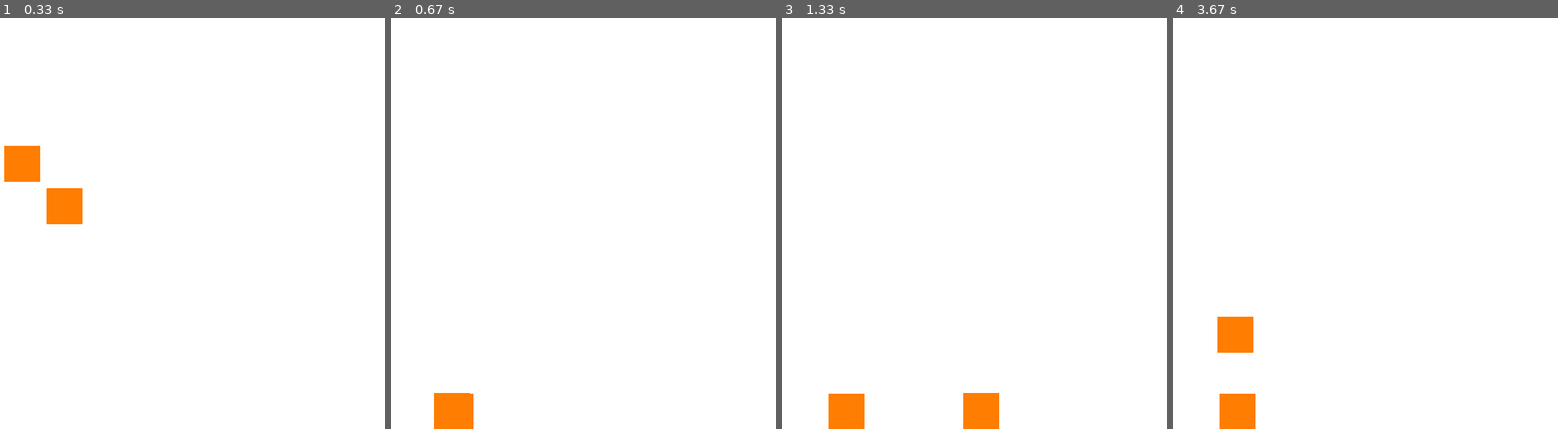
Above: before the commit, frames 1-4 (left to right).
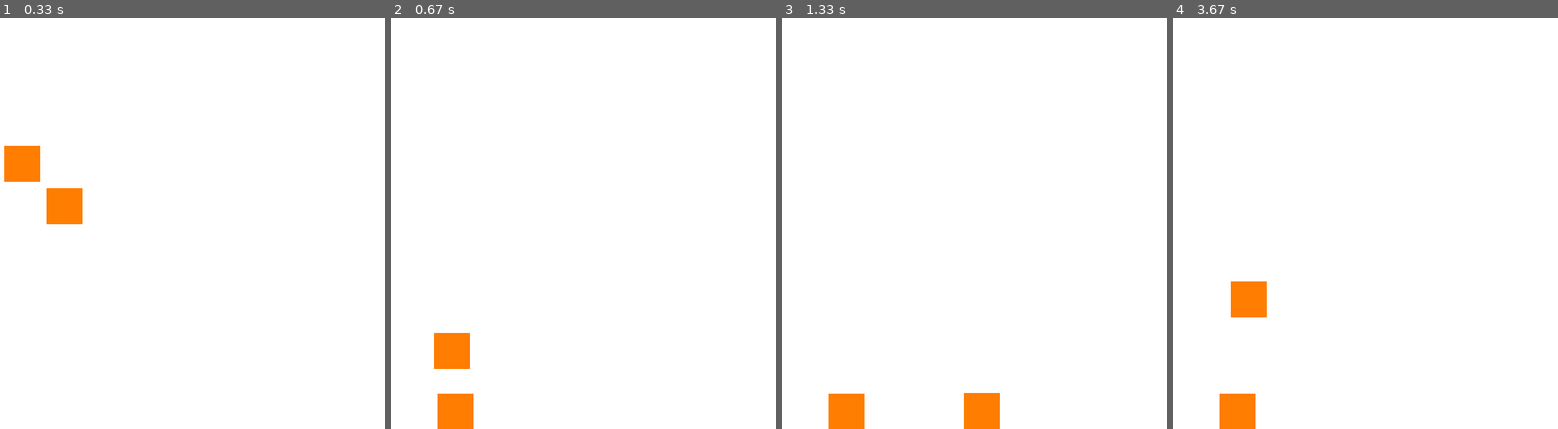
Above: after the commit, the same moments.

Repository: NeoZett-School/Python-Rectangle
Game: pygame game, started from collision_test.py
Same seed, same stepped clock (60 frames per second), same inputs: the game is played once before the commit and once after it.
Inputs:
- Up to frame 1 (0.33 s): no input
- Up to frame 2 (0.67 s): hold D from 0.33 s (still down)
- Up to frame 3 (1.33 s): release D at 0.8 s; hold D 0.83-1.3 s
- Up to frame 4 (3.67 s): hold A 1.33-1.87 s; hold A 1.9-2.3 s; hold D 2.33-2.97 s; hold A 3-3.47 s; hold D from 3.5 s (still down); tap Space at 3.57 s

Frame 1 is identical in both runs. In frame 2, 0.9% of the frame differs, in the area x 11-21%, y 76-100%; in frame 3, less than 0.1%; in frame 4, 1.6%, in the area x 11-25%, y 64-82%.

Commit message:
Much better automatic collision handling.

Diff:
--- a/Rectangle/_internal/pygame_phys.py
+++ b/Rectangle/_internal/pygame_phys.py
@@ -19,10 +19,11 @@
         self.renderer.render()
 
 class _PhysicsBox(Box):
-    __all__ = ("surface", "renderer", "velocity")
-    def __init__(self, surface: pygame.Surface, rect: Rect, color: ColorLike, use_detail: bool = False) -> None:
+    __all__ = ("surface", "renderer", "velocity", "static")
+    def __init__(self, surface: pygame.Surface, rect: Rect, color: ColorLike, static: bool = False, use_detail: bool = False) -> None:
         Box.__init__(self, surface, rect, color, use_detail)
         self.velocity = Vector(0, 0)
+        self.static = static
     @overload
     def apply_force(self, x: Numeric, y: Numeric) -> None: ...
     @overload
@@ -31,6 +32,20 @@
         if y is None:
             x, y = x
         self.velocity += (x, y)
+    def resolve_collision(self, other: Box) -> str:
+        if self.rect.intersects(other.rect):
+            if self.rect.bottom > other.rect.top and self.rect.top < other.rect.top:
+                self.rect.bottom = other.rect.top
+                return "top"
+            if self.rect.top < other.rect.bottom and self.rect.bottom > other.rect.bottom:
+                self.rect.top = other.rect.bottom
+                return "bottom"
+            if self.rect.right > other.rect.left and self.rect.left < other.rect.left:
+                self.rect.right = other.rect.left
+                return "left"
+            if self.rect.left < other.rect.right and self.rect.right > other.rect.right:
+                self.rect.left = other.rect.right
+                return "right"
     def update(self, delta_time: float = 1.0) -> None:
         self.rect.move(self.velocity * delta_time)
 
--- a/Rectangle/_internal/pygame_phys_premade.py
+++ b/Rectangle/_internal/pygame_phys_premade.py
@@ -1,13 +1,16 @@
-from .pygame_phys import PhysicsBox
+from typing import Optional
+from .pygame_phys import Box, PhysicsBox
 from .core import ColorLike, Vector, Rect
+from .spatial_grid import SpatialGrid
 import pygame
 
 class Box(PhysicsBox):
     """The premade physics box, called box in premade physics, is adaptive and pursuasive. You can easily create a box and create new games with custom collision."""
 
     def __init__(self, surface: pygame.Surface, rect: Rect,
-                 color: ColorLike, use_detail: bool = False) -> None:
-        super().__init__(surface, rect, color, use_detail)
+                 color: ColorLike, static: bool = False,
+                 grid: Optional[SpatialGrid] = None, use_detail: bool = False) -> None:
+        super().__init__(surface, rect, color, static, use_detail)
         self.ground_level = surface.get_height()
         self.acceleration = Vector(0, 0)
         self.grounded = False
@@ -17,11 +20,40 @@
         self.ground_accel = 2000
         self.air_accel = 900
         self.friction = 1800
+        self.grid = grid
     def handle_event(self, event: pygame.event.Event) -> None:
         if event.type == pygame.KEYDOWN:
             if event.key == pygame.K_SPACE and self.grounded:
                 self.velocity.y = -self.jump_force
                 self.grounded = False
+    def resolve_collision(self, other: Box):
+        side = PhysicsBox.resolve_collision(self, other)
+        if hasattr(other, "static") and not other.static:
+            # Handle dynamic object collisions
+            if side == "top":
+                # If standing on top, only adjust self's velocity
+                self.velocity.y = min(self.velocity.y, 0)
+                self.grounded = True
+            elif side == "bottom":
+                # If hitting the bottom, swap velocities
+                self.velocity.y, other.velocity.y = other.velocity.y, self.velocity.y
+            elif side == "left":
+                # Collision from the left, swap horizontal velocities
+                self.velocity.x, other.velocity.x = other.velocity.x, self.velocity.x
+            elif side == "right":
+                # Collision from the right, swap horizontal velocities
+                self.velocity.x, other.velocity.x = other.velocity.x, self.velocity.x
+        else:
+            # Handle static object collisions
+            if side == "top":
+                self.velocity.y = min(self.velocity.y, 0)
+                self.grounded = True
+            elif side == "bottom":
+                self.velocity.y = max(self.velocity.y, 0)
+            elif side == "left":
+                self.velocity.x = min(self.velocity.x, 0)
+            elif side == "right":
+                self.velocity.x = max(self.velocity.x, 0)
     def update(self, pressed_keys: pygame.key.ScancodeWrapper, delta_time: float = 1.0) -> None:
         self.acceleration.xy = (0, 0)
         self.acceleration.y += self.gravity
@@ -46,3 +78,6 @@
             self.grounded = True
         else:
             self.grounded = False
+        if self.grid is not None:
+            for obj in self.grid.get_nearby_objects(self.rect):
+                self.resolve_collision(obj)
--- a/collision_text.py
+++ b/collision_test.py
@@ -19,6 +19,7 @@
     surface = screen,
     rect = Rect(10, 10, 50, 50),
     color = ORANGE,
+    grid = grid,
 )
 
 grid.add_object(player, player.rect)
